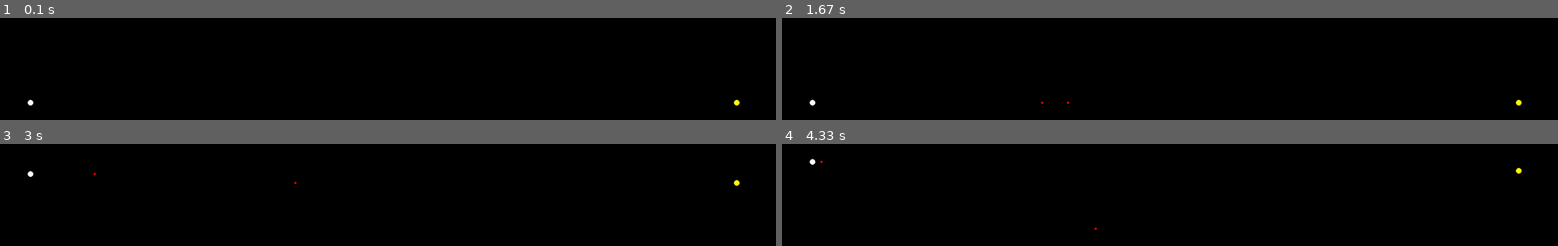
Above: before the commit, frames 1-4 (two rows, left to right).
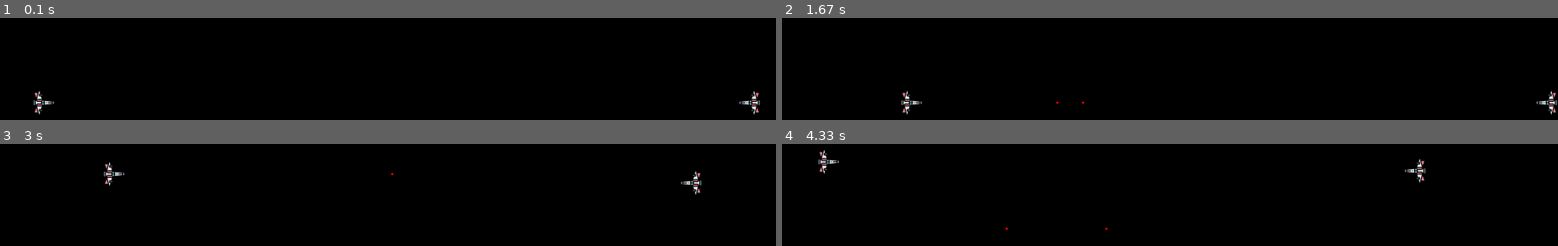
Above: after the commit, the same moments.

Repository: Gam3rsCZ/PyGame
Game: pygame game, started from First try/main.py
Same seed, same stepped clock (60 frames per second), same inputs: the game is played once before the commit and once after it.
Inputs:
- Up to frame 1 (0.1 s): no input
- Up to frame 2 (1.67 s): hold F11 0.33-0.8 s; hold Right 0.33-0.8 s; tap Right Shift at 0.83 s; hold Right 1.17-1.63 s; hold D 1.17-1.63 s; tap Space at 1.23, 1.53 s
- Up to frame 3 (3 s): hold Up 1.67-1.97 s; hold W 1.67-1.97 s; tap Space at 1.73, 2.07, 2.37, 2.57, 2.87 s; hold Right 2-2.47 s; hold D 2-2.47 s; tap Right Shift at 2.15 s; hold Left from 2.5 s (still down); hold A from 2.5 s (still down)
- Up to frame 4 (4.33 s): release Left at 3.03 s; release A at 3.03 s; hold Down 3.07-3.37 s; hold S 3.07-3.37 s; tap Space at 3.13, 3.47, 3.77, 3.9, 4.3 s; hold Left 3.4-3.8 s; hold A 3.4-3.8 s; tap Right Shift at 3.55 s; hold Up 3.83-4.2 s; hold W 3.83-4.2 s; hold Right from 4.23 s (still down); hold D from 4.23 s (still down)

The runs differ from the first frame. In frame 1, 0.5% of the frame differs, in the area x 3-98%, y 71-95%; in frame 2, 0.5%, in the area x 3-100%, y 71-95%; in frame 3, 0.5%; in frame 4, 0.5%.

Commit message:
7th push (Added player icons) (Game is now working single PC only)

Diff:
--- a/First try/game.py
+++ b/First try/game.py
@@ -4,34 +4,45 @@
 
     def __init__(self):
 
-        # pygame setup
+        #Pygame variables
         pygame.init()
         self.screenSize = {"WIDTH": pygame.display.Info().current_w, "HEIGHT": pygame.display.Info().current_h}
         self.screen = pygame.display.set_mode((1920,1080))#((self.screenSize["WIDTH"], self.screenSize["HEIGHT"]))
-        pygame.display.toggle_fullscreen()
         self.clock = pygame.time.Clock()
         self.running = True
         self.FPS_LIMIT = 60
         self.icon = pygame.image.load("woman.png").convert()
+        self.playerImage = pygame.image.load("space-ship.png").convert()
         pygame.display.set_caption("My first game")
         pygame.display.set_icon(self.icon)
 
-        # declaring variables
-        self.radius = 7.5
+        #Global variables
+        self.playerSize = 64
+        self.playerHeight = self.playerSize
+        self.playerWidth = self.playerSize
         self.speed = 7.5
         self.projectiles1 = []
         self.projectiles2 = []
         self.maxProjectiles = 1
-        self.projectileRadius = self.radius/2
+        self.projectileRadius = self.playerSize/20
         self.projectileSpeed = self.speed * 3
+        self.playerHP = 1
+        self.border = {"LEFT": 0 + self.playerSize, "RIGHT": self.screen.get_width() - self.playerSize, "TOP": 0 + self.playerSize, "BOTTOM": self.screen.get_height() - self.playerSize}
+        self.resizedIcon = pygame.transform.scale(self.icon, (self.screen.get_width(), self.screen.get_height()))
+        self.resizedPlayer = pygame.transform.scale(self.playerImage, (self.playerSize, self.playerSize)).convert()
+
+        #Player 1
         self.player1Position = pygame.Vector2(self.screen.get_width()/20, self.screen.get_height()/2)
-        self.player1HP = 1
+        self.player1HP = self.playerHP
         self.player1IsAlive = True
+        self.player1_keys = set()
+
+        #Player 2
         self.player2Position = pygame.Vector2((self.screen.get_width()/20)*19, self.screen.get_height()/2)
-        self.player2HP = 1
+        self.player2HP = self.playerHP
         self.player2IsAlive = True
-        self.border = {"LEFT": 0 + self.radius, "RIGHT": self.screen.get_width() - self.radius, "TOP": 0 + self.radius, "BOTTOM": self.screen.get_height() - self.radius}
-        self.resizedIcon = pygame.transform.scale(self.icon, (self.screen.get_width(), self.screen.get_height()))
+        self.player2_keys = set()
+
 
     def gameLoop(self):
         while self.running:
@@ -45,7 +56,8 @@
 
             #Player 1 projectiles
             for projectile in self.projectiles1:
-                playerHitbox = pygame.Rect(self.player2Position.x, self.player2Position.y, self.radius, self.radius)
+                #playerHitbox = pygame.Rect(self.player2Position.x, self.player2Position.y, self.playerWidth, self.playerHeight)
+                playerHitbox = pygame.Rect(self.player2Position.x - self.playerWidth / 2, self.player2Position.y - self.playerHeight / 2, self.playerWidth, self.playerHeight)
                 projectileHitbox = pygame.Rect(projectile["X"], projectile["Y"], self.projectileRadius, self.projectileRadius)
 
                 #Collision with player
@@ -68,7 +80,8 @@
 
             #Player 2 projectiles
             for projectile in self.projectiles2:
-                playerHitbox = pygame.Rect(self.player1Position.x+18, self.player1Position.y, self.radius, self.radius)
+                #playerHitbox = pygame.Rect(self.player1Position.x, self.player1Position.y, self.playerWidth, self.playerHeight)
+                playerHitbox = pygame.Rect(self.player1Position.x - self.playerWidth / 2, self.player1Position.y - self.playerHeight / 2, self.playerWidth, self.playerHeight)
                 projectileHitbox = pygame.Rect(projectile["X"], projectile["Y"], self.projectileRadius, self.projectileRadius)
 
                 #Collision with player
@@ -81,7 +94,7 @@
                         self.projectiles2.remove({"X": projectile["X"],"Y": projectile["Y"]})
 
                 #Collision with screen border
-                if (projectile["X"] > self.screen.get_width()) or (projectile["Y"] > self.screen.get_height()) or (projectile["X"] < (self.radius + self.projectileSpeed)) or (projectile["Y"] < 0):
+                if (projectile["X"] > self.screen.get_width()) or (projectile["Y"] > self.screen.get_height()) or (projectile["X"] < (self.projectileRadius + self.projectileSpeed)) or (projectile["Y"] < 0):
                     self.projectiles2.remove({"X": projectile["X"],"Y": projectile["Y"]})
 
                 #Projectile movement
@@ -91,20 +104,23 @@
 
             #player1
             if self.player1IsAlive:
-                pygame.draw.circle(surface=self.screen, color="white", center=(self.player1Position), radius=self.radius)
+                #pygame.draw.circle(surface=self.screen, color="white", center=(self.player1Position), radius=self.radius)
+                #pygame.draw.rect(surface=self.screen, color="white", rect=pygame.Rect(self.player1Position.x, (self.player1Position.y-(self.playerSize/2)), self.playerWidth, self.playerHeight))
+                self.screen.blit(pygame.transform.rotate(self.resizedPlayer, -90.0), (self.player1Position.x, self.player1Position.y - self.playerHeight/2))
             else:
                 pass
 
 
             #player2
             if self.player2IsAlive:
-                pygame.draw.circle(surface=self.screen, color="yellow", center=(self.player2Position), radius=self.radius)
+                #pygame.draw.circle(surface=self.screen, color="yellow", center=(self.player2Position), radius=self.playerSize)
+                #pygame.draw.rect(surface=self.screen, color="yellow", rect=pygame.Rect(self.player2Position.x, (self.player2Position.y-(self.playerSize/2)), self.playerWidth, self.playerHeight))
+                self.screen.blit(pygame.transform.rotate(self.resizedPlayer, 90.0), (self.player2Position.x, self.player2Position.y - self.playerHeight/2))
             else:
                 pass
 
             #Controls
             self.controls()
-
 
 
 
@@ -120,6 +136,15 @@
         #game
         if keys[pygame.K_ESCAPE]:
             self.running = False
+
+        if keys[pygame.K_F11]:
+            if pygame.display.is_fullscreen():
+                self.screen = pygame.display.set_mode((800,600))
+                pygame.display.toggle_fullscreen()
+            else:
+                self.screen = pygame.display.set_mode((1920,1080))
+                pygame.display.toggle_fullscreen()
+
 
         #player 1 movement
         if self.player1IsAlive:
@@ -131,7 +156,7 @@
                 if self.player1Position.y >= self.border["BOTTOM"]:
                     return
                 self.player1Position.y += self.speed
-            """
+
             if keys[pygame.K_a]:
                 if self.player1Position.x <= self.border["LEFT"]:
                     return
@@ -142,7 +167,7 @@
                 elif self.player1Position.x >= self.screen.get_width()/4:
                     return
                 self.player1Position.x += self.speed
-            """
+
             if keys[pygame.K_SPACE]:
                 if {"X":int(self.player1Position.x), "Y":int(self.player1Position.y)} in self.projectiles1:
                     return
@@ -151,8 +176,6 @@
                         self.projectiles1.append({"X":int(self.player1Position.x), "Y":int(self.player1Position.y)})
                     else:
                         return
-        else:
-            return
 
         #player 2 movement
         if self.player2IsAlive:
@@ -164,7 +187,7 @@
                 if self.player2Position.y >= self.border["BOTTOM"]:
                     return
                 self.player2Position.y += self.speed
-            """
+
             if keys[pygame.K_LEFT]:
                 if self.player2Position.x <= self.border["LEFT"]:
                     return
@@ -175,7 +198,7 @@
                 if self.player2Position.x >= self.border["RIGHT"]:
                     return
                 self.player2Position.x += self.speed
-            """
+
             if keys[pygame.K_RSHIFT]:
                 if {"X":int(self.player2Position.x), "Y":int(self.player2Position.y)} in self.projectiles2:
                     return
@@ -184,8 +207,3 @@
                         self.projectiles2.append({"X":int(self.player2Position.x), "Y":int(self.player2Position.y)})
                     else:
                         return
-        else:
-            return
-
-game = Game()
-game.gameLoop()
Binary file added: First try/space-ship.png
